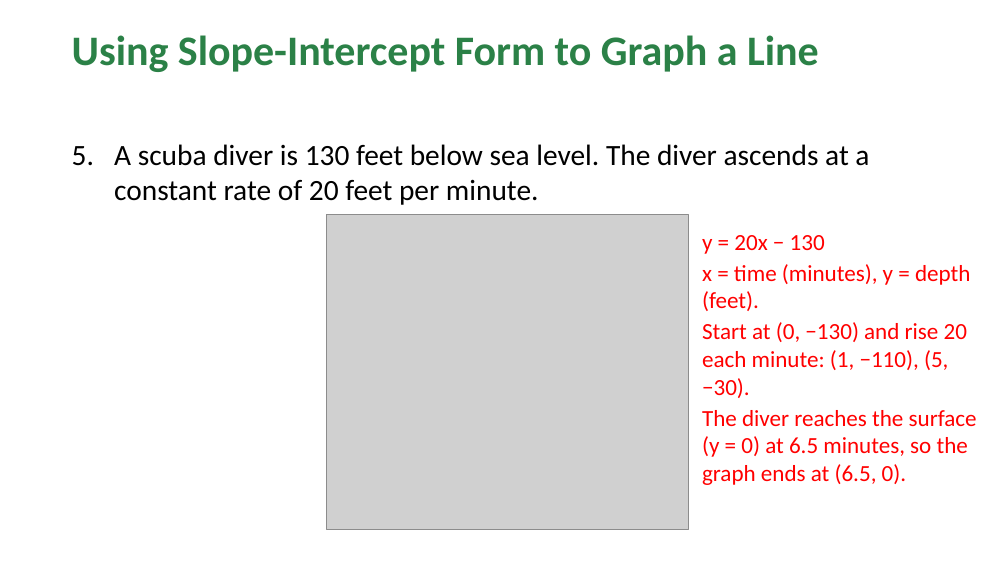
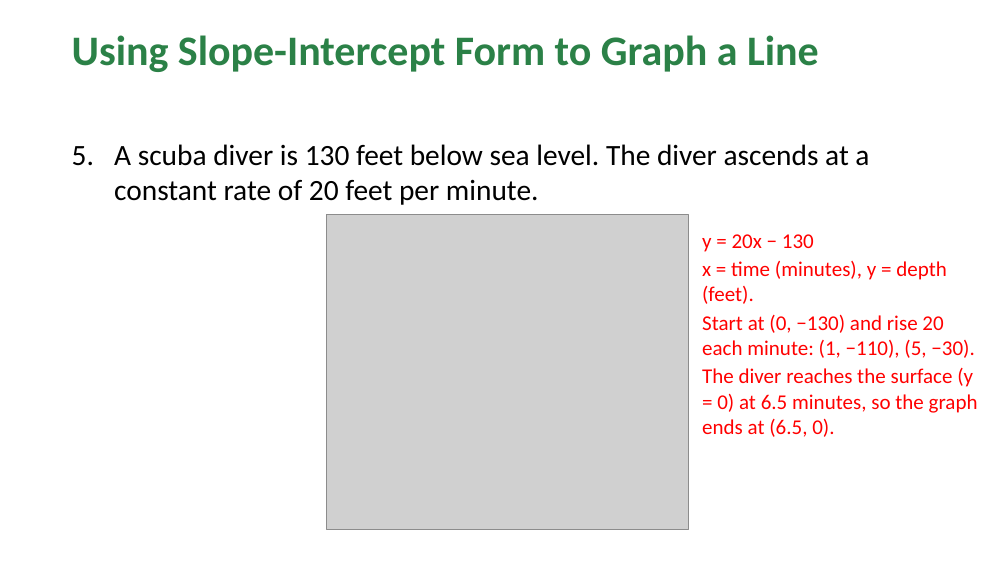
Before and after one commit to Apolloat2022/Algebra1M2U1L4, a slide deck: slide 18 of lesson5/BLMathematics_AlgI_M2_T1_L5_LessonSlides_ENG_with_answers.pptx. Drawn at 1008x567 pixels with LibreOffice and Linux fonts; fonts in the diff are those of the drawing; grey boxes stand for pictures; background and template pictures are left out. Boxes give left, top, right and bottom in pixels: in the first picture for what was removed or moved away, otherwise in the second. Text is boxed around its words. In the diff, an @@ line names an element or a change of style, - is before the commit and + after.

```diff
--- a/lesson5/BLMathematics_AlgI_M2_T1_L5_LessonSlides_ENG_with_answers.pptx
+++ b/lesson5/BLMathematics_AlgI_M2_T1_L5_LessonSlides_ENG_with_answers.pptx
@@ text "y = 20x − 130" at [702, 234, 978, 437]: size 22 to 20 pt @@
```
Also in this commit, not shown: 9 other slides changed, 1 other file.
